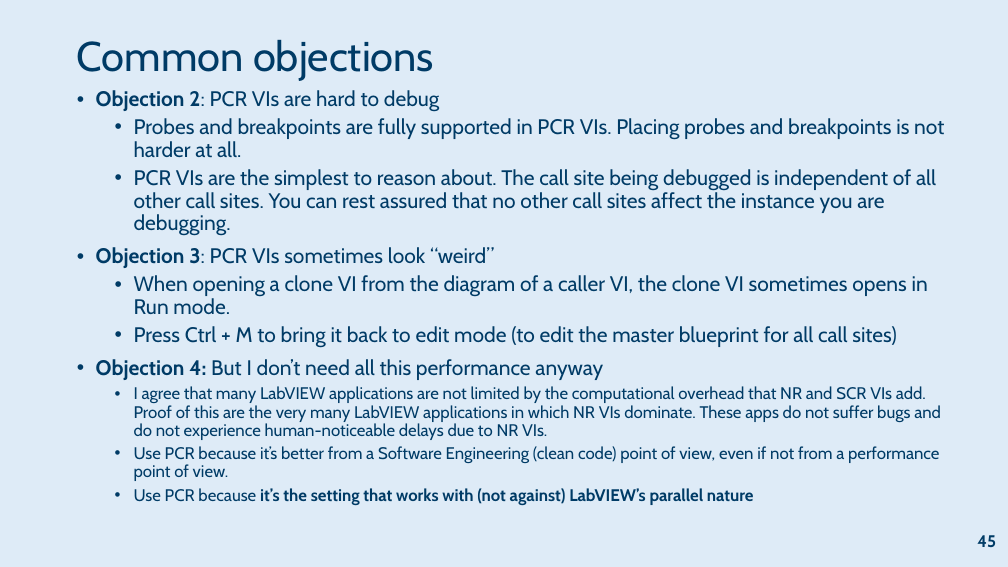
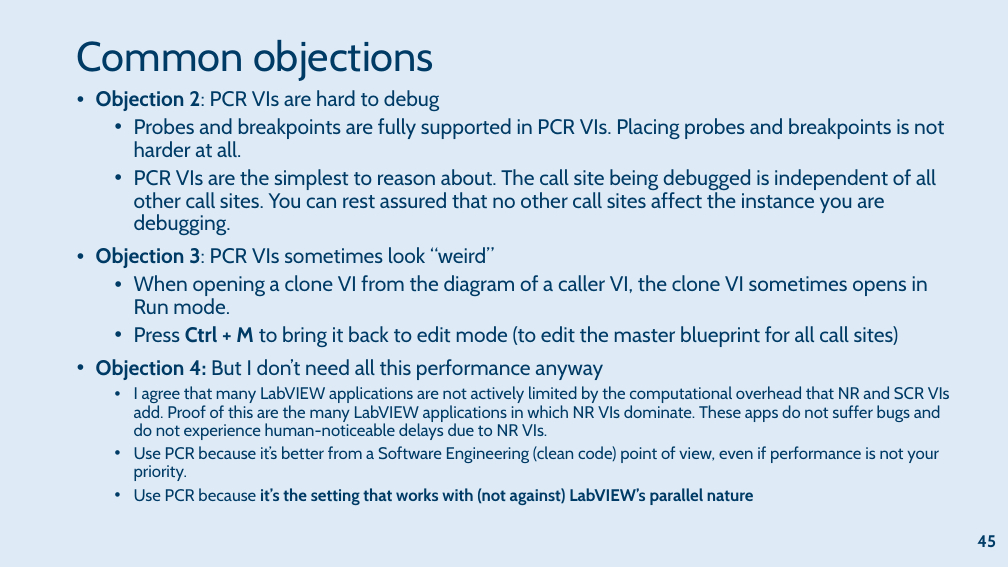
Before and after one commit to RobustoSystems/LabVIEWMultithreading, a slide deck: slide 45 of 2026-09-23 LabVIEW Multithreading and VI Execution Settings (GDevCon7).pptx. Drawn at 1008x567 pixels with LibreOffice and Linux fonts; fonts in the diff are those of the drawing; background and template pictures are left out. Boxes give left, top, right and bottom in pixels: in the first picture for what was removed or moved away, otherwise in the second. Text is boxed around its words. In the diff, an @@ line names an element or a change of style, - is before the commit and + after.

```diff
--- a/2026-09-23 LabVIEW Multithreading and VI Execution Settings (GDevCon7).pptx
+++ b/2026-09-23 LabVIEW Multithreading and VI Execution Settings (GDevCon7).pptx
@@ text at box(134, 326, 899, 348): bold on in "Ctrl + M" @@
@@ text at box(134, 386, 950, 481): text changed @@
-  • I agree that many LabVIEW applications are not limited by the computational overhead that NR and SCR VIs add. Proof of this are the very many LabVIEW applications in which NR VIs dominate. These apps do not suffer bugs and do not experience human-noticeable delays due to NR VIs.
-  • Use PCR because it’s better from a Software Engineering (clean code) point of view, even if not from a performance point of view.
+  • I agree that many LabVIEW applications are not actively limited by the computational overhead that NR and SCR VIs add. Proof of this are the many LabVIEW applications in which NR VIs dominate. These apps do not suffer bugs and do not experience human-noticeable delays due to NR VIs.
+  • Use PCR because it’s better from a Software Engineering (clean code) point of view, even if performance is not your priority.
```
Also in this commit, not shown: 4 other slides changed, 5 slides removed.
